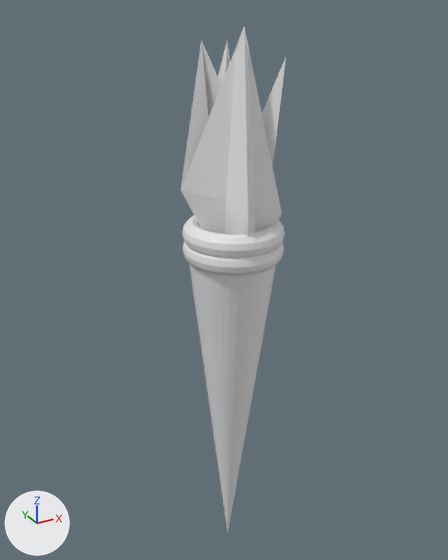
Before and after pictures for a commit that changed the Blender file project/blender objects/massal.blend.
One viewpoint serves both versions: a 50 mm camera at (-4.12, -7.23, 4.87) aimed at (0.07, 0.38, 1.07). The lights are fixed; the arrows at lower left show +X, +Y and +Z.
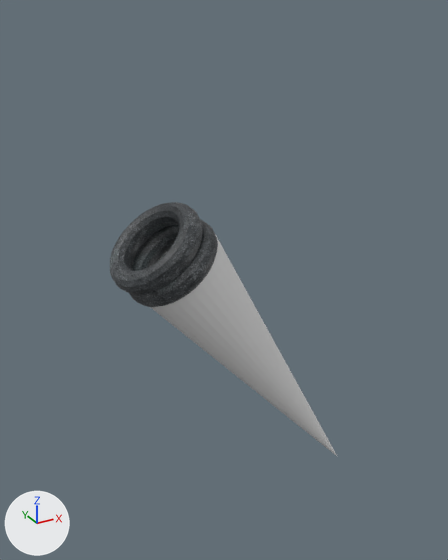
Where the change shows, as pixel boxes [x1, y1, x2, y2] in the pictures (448 x 560 px):
'Cone', turned: before [186, 221, 276, 533]; after [151, 234, 338, 457]
'Cube', hidden: before [181, 27, 282, 234]
'Torus', recoloured, moved, turned: before [182, 216, 285, 258]; after [110, 202, 203, 294]
'Cube.001', deleted: before [218, 27, 286, 236]
'Torus.001', recoloured, moved, turned: before [183, 242, 284, 276]; after [129, 220, 218, 307]

What the commit changed:
Picture 'cone ke gole.jpg' (img_cone_ke_gole_jpg) is new.
Material 'cone ke gole.jpg' (mat_cone_ke_gole_jpg) is new.
Its texture is img_cone_ke_gole_jpg.
me_torus_001 has 576 vertices, 576 faces and spans x -1.25..1.25, y -1.25..1.25, z -0.25..0.25.
me_torus_001 now uses material mat_cone_ke_gole_jpg (picture img_cone_ke_gole_jpg).
me_torus has 576 vertices, 576 faces and spans x -1.25..1.25, y -1.25..1.25, z -0.25..0.25.
me_torus now uses material mat_cone_ke_gole_jpg (picture img_cone_ke_gole_jpg).
Object 'Cube.001' (ob_cube_001) is deleted.
Object 'Torus.001' (ob_torus_001) moves from (-0.03, -0.06, 1.75) to (-1.0, -0.07, 1.74).
Object 'Torus.001' (ob_torus_001) turns from (0, 0, 0) to (0, 322, 0) degrees about x, y and z.
Object 'Cube' (ob_cube) moves from (-0.02, -0.06, 1.5) to (-1.19, -0.01, 2.19).
Object 'Cube' (ob_cube) is rescaled from (0.162, 0.202, 0.989) to (0.094, 0.117, 0.575).
Object 'Cube' (ob_cube) is now hidden.
Object 'Torus' (ob_torus) moves from (-0.02, -0.06, 1.98) to (-1.2, -0.03, 1.97).
Object 'Torus' (ob_torus) turns from (0, 0, 0) to (-4.5, -219, -2.8) degrees about x, y and z.
Object 'Cone' (ob_cone) turns from (-178, 0, 0) to (-178, -35, 0) degrees about x, y and z.
